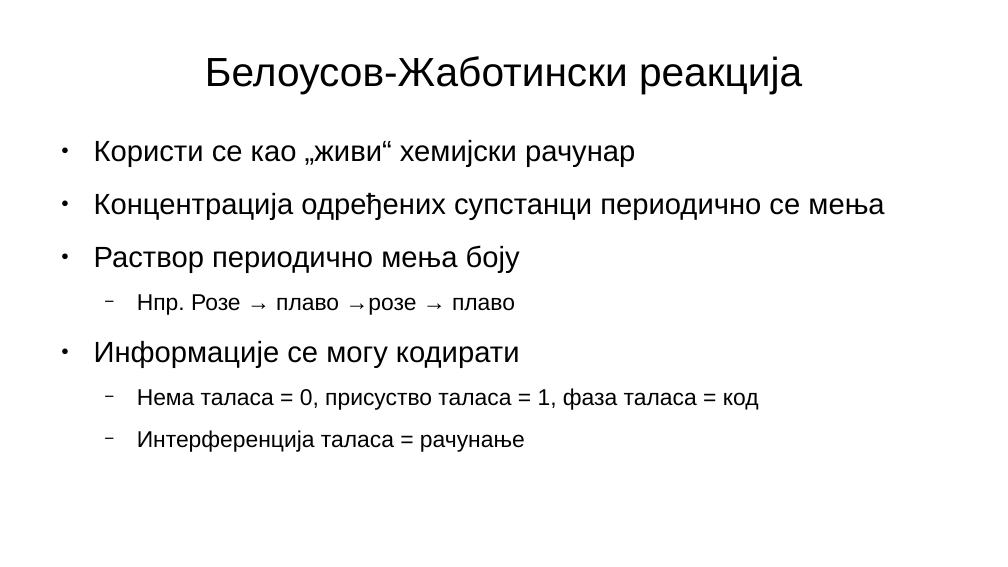
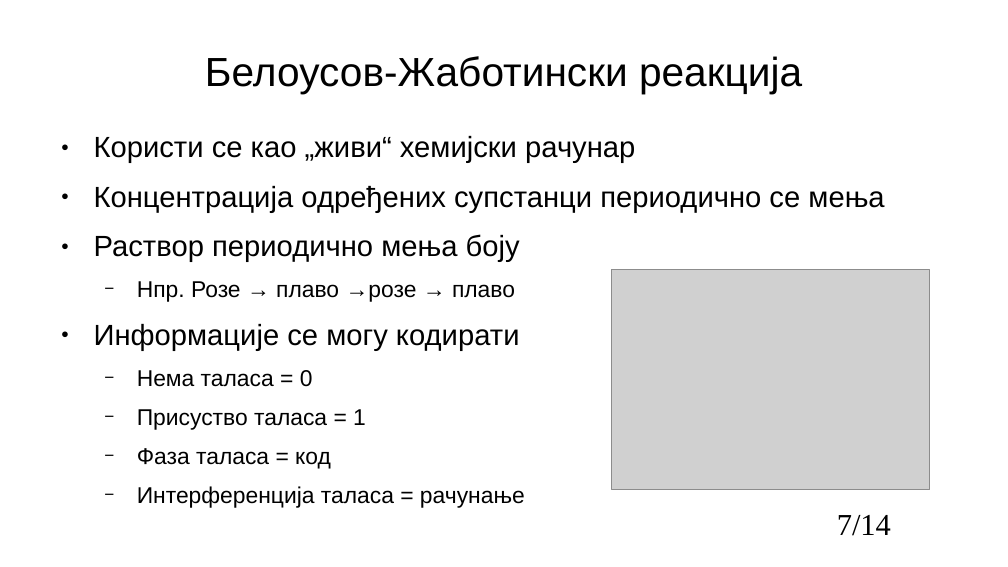
Before and after one commit to NikolaNikolicc/computer-accelerators-development, a slide deck: slide 7 of HW/HW12-Chem/12_chem_computer_technology.pptx. Drawn at 1008x567 pixels with LibreOffice and Linux fonts; fonts in the diff are those of the drawing; grey boxes stand for pictures. Boxes give left, top, right and bottom in pixels: in the first picture for what was removed or moved away, otherwise in the second. Text is boxed around its words. In the diff, an @@ line names an element or a change of style, - is before the commit and + after.

```diff
--- a/HW/HW12-Chem/12_chem_computer_technology.pptx
+++ b/HW/HW12-Chem/12_chem_computer_technology.pptx
@@ text at [94,136,884,508]: line spacing 1 to 0.9 @@
@@ picture added at [612,270,930,489] @@
@@ text at [137,370,366,469]: text changed @@
-  − Нема таласа = 0, присуство таласа = 1, фаза таласа = код
+  − Нема таласа = 0
+  − Присуство таласа = 1
+  − Фаза таласа = код
@@ page number added at [837,515,891,536], 24 pt, text #000000 @@
+7/14
```
Also in this commit, not shown: 7 other slides changed, 5 slides added, 1 slide removed, 1 other file.
